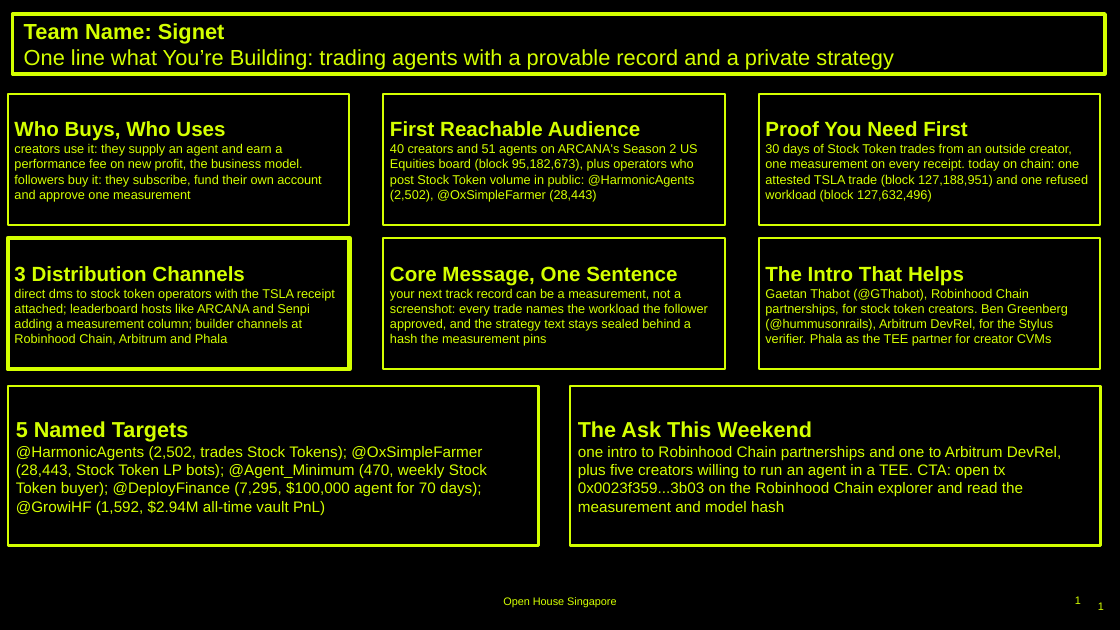
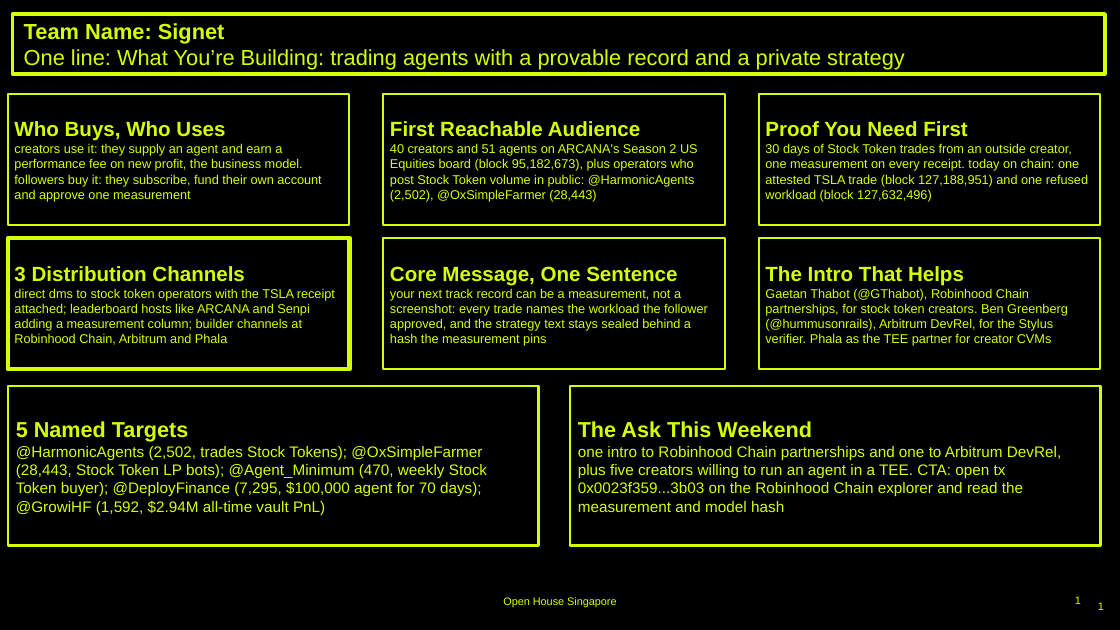
Before and after one commit to aarav1656/signet, a slide deck: slide 1 of deck/canvas/Signet-GTM-Canvas.pptx. Drawn at 1120x630 pixels with LibreOffice and Linux fonts; fonts in the diff are those of the drawing; background and template pictures are left out. Boxes give left, top, right and bottom in pixels: in the first picture for what was removed or moved away, otherwise in the second. Text is boxed around its words. In the diff, an @@ line names an element or a change of style, - is before the commit and + after.

Commit message:
GTM canvas: header reads 'One line: What You're Building' as in the organisers' template

```diff
--- a/deck/canvas/Signet-GTM-Canvas.pptx
+++ b/deck/canvas/Signet-GTM-Canvas.pptx
@@ text in rectangle at <box>24,49,905,70</box>: text changed @@
-One line what You’re Building: trading agents with a provable record and a private strategy
+One line: What You’re Building: trading agents with a provable record and a private strategy
```
Also in this commit, not shown: 4 other files.
